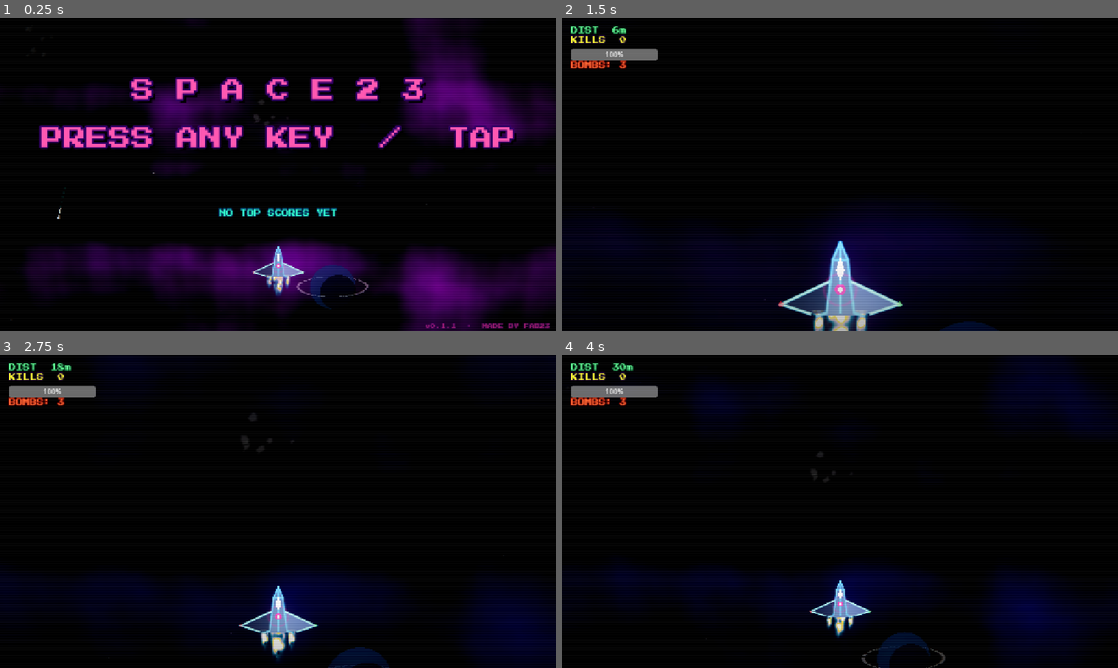
Above: before the commit, frames 1-4 (two rows, left to right).
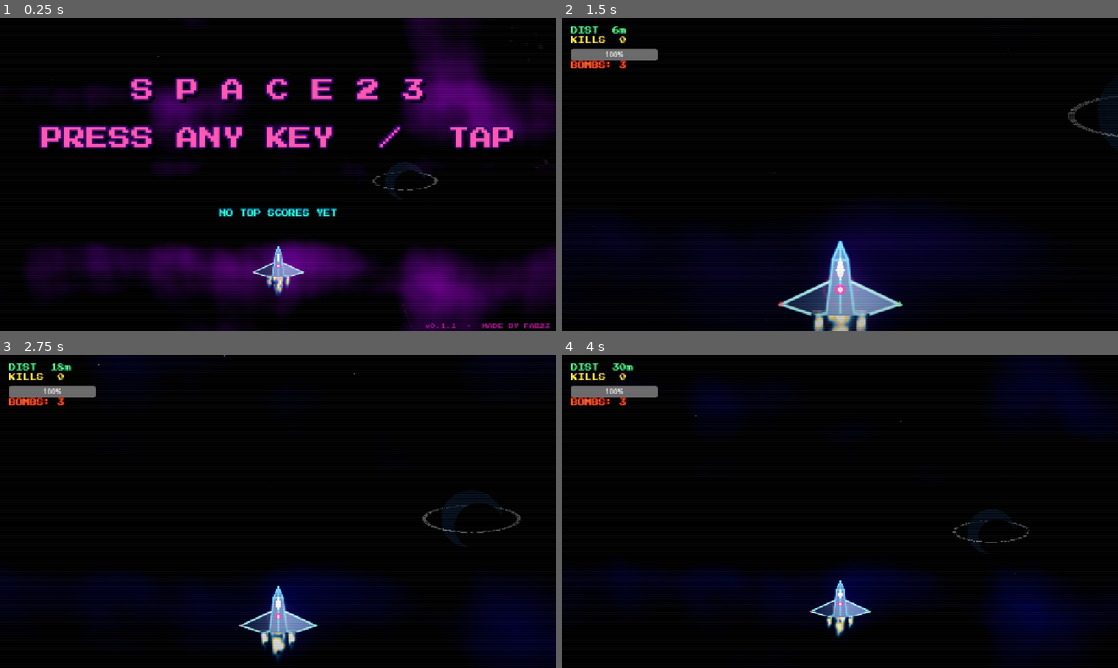
Above: after the commit, the same moments.

Repository: fabriziosalmi/space23
Game: Godot game, scene res://Main.tscn
Two runs of this game, one before a commit and one after it. Both use one fixed random seed, a clock stepped at 60 frames per second and the inputs below. Sound files missing from this copy of the repository are replaced by a short silence.
Inputs (mouse positions are in pixels of both pictures, inside the frame that each line leads up to):
- Up to frame 1 (0.25 s): no input
- Up to frame 2 (1.5 s): tap Enter (ui_accept) at 0.5, 0.77 s; move the mouse to (962, 158) at 0.52 s; hold D (move_right) 0.53-1.28 s; tap X (bomb) at 0.6 s; click (962, 158) at 0.67 s; move the mouse to (728, 190) at 1.27 s; hold S (move_down) from 1.28 s (still down); tap Shift (dash) at 1.35 s
- Up to frame 3 (2.75 s): tap Enter (ui_accept) at 1.52 s; move the mouse to (333, 442) at 2.02 s; release S (move_down) at 2.03 s; hold D (move_right) from 2.03 s (still down); hold Space (fire) from 2.03 s (still down)
- Up to frame 4 (4 s): move the mouse to (812, 574) at 2.77 s; release D (move_right) at 2.78 s; release Space (fire) at 2.78 s; hold W (move_up) 2.78-3.53 s; tap P at 2.85 s; click (812, 574) at 2.92 s; tap Enter (ui_accept) at 3.02, 3.77 s; move the mouse to (1006, 558) at 3.52 s; hold A (move_left) from 3.53 s (still down); tap X (bomb) at 3.6 s

The runs differ from the first frame. In frame 1, 0.8% of the frame differs, in the area x 1-79%, y 12-98%; in frame 2, 0.4%; in frame 3, 0.9%, in the area x 17-94%, y 0-100%; in frame 4, 0.8%.

Commit message:
fix(visual): more stars + higher speeds for visible scroll motion
User feedback: with the heavily reduced star counts (24 total) the
scroll motion no longer registered — the field looked "too regular,
not scrolling top→bottom". Without the chromatic-aberration smear that
was masking the lack of density before, the eye needs many more
reference points to pick up the motion.

Counts pushed back up but kept under the bloom threshold so they stay
scenery, not noise:

  layer_mid stars      18 → 50,  speed 10..50  →  25..70
  layer_near stars      6 → 18,  speed 50..110 →  70..150
  layer_near constellations  1 → 2

Brightness ranges held just under glow_hdr_threshold (0.9) so the new
density doesn't bring back the bloomed-blob look — they're 50 + 18 + 2
faint pixels, not glowing dots.

The increased base speeds matter most at low effective_speed (player
still + quiet music section): a star at speed 50 with effective_speed
0.5 moves 25 px/sec — visible motion at pixel scale. Previously at
speed 30 with the same multiplier it was 15 px/sec, sub-perceptible.

Co-Authored-By: Claude Opus 4.7 (1M context) <noreply@anthropic.com>

Diff:
--- a/BackgroundRenderer.gd
+++ b/BackgroundRenderer.gd
@@ -215,35 +215,39 @@
 			"pulse_speed": randf_range(0.5, 1.0)
 		})
 
-	# 2. LAYER MID — ulteriore taglio: 30 → 18. Velocità WIDER (10..50) per
-	# evitare l'effetto "rain" allineato che si formava con range stretto.
-	for i in range(18):
+	# 2. LAYER MID — densità rialzata a 50 (era 18: troppo poche, sembrava
+	# non scrollasse). Velocità BUMP 25..70 (era 10..50): a effective_speed
+	# bassa garantisce comunque motion visibile pixel-scale. Brightness sotto
+	# soglia bloom = molte ma sottili.
+	for i in range(50):
 		layer_mid.append({
 			"pos": Vector2(randf_range(-200, screen_size.x + 200), randf() * screen_size.y),
-			"speed": randf_range(10.0, 50.0),
-			"brightness": randf_range(0.08, 0.25)
-		})
-
-	# 3. LAYER NEAR — costellazione singola, 6 fast stars (era 12)
-	var num_stars = randi() % 4 + 3
-	var c_pos = Vector2(randf_range(-200, screen_size.x + 200), randf() * screen_size.y)
-	var speed = randf_range(2.0, 8.0)
-	var stars = []
-	for s in range(num_stars):
-		stars.append(Vector2(randf_range(-200, 200), randf_range(-200, 200)))
-	layer_near.append({
-		"type": "constellation",
-		"pos": c_pos,
-		"speed": speed,
-		"stars": stars,
-		"brightness": randf_range(0.4, 0.7)
-	})
-	for i in range(6):
+			"speed": randf_range(25.0, 70.0),
+			"brightness": randf_range(0.06, 0.22)
+		})
+
+	# 3. LAYER NEAR — 2 costellazioni + 18 fast stars (erano 1+6 troppo poche).
+	# Speed 70..150 = streak visibili, danno il senso "stiamo viaggiando".
+	for i in range(2):
+		var num_stars = randi() % 4 + 3
+		var c_pos = Vector2(randf_range(-200, screen_size.x + 200), randf() * screen_size.y)
+		var speed = randf_range(2.0, 8.0)
+		var stars = []
+		for s in range(num_stars):
+			stars.append(Vector2(randf_range(-200, 200), randf_range(-200, 200)))
+		layer_near.append({
+			"type": "constellation",
+			"pos": c_pos,
+			"speed": speed,
+			"stars": stars,
+			"brightness": randf_range(0.35, 0.6)
+		})
+	for i in range(18):
 		layer_near.append({
 			"type": "star",
 			"pos": Vector2(randf_range(-200, screen_size.x + 200), randf() * screen_size.y),
-			"speed": randf_range(50.0, 110.0),
-			"brightness": randf_range(0.3, 0.65)
+			"speed": randf_range(70.0, 150.0),
+			"brightness": randf_range(0.25, 0.55)
 		})
 
 	# 4. LAYER TOP (Planets, Asteroids, Comets)
